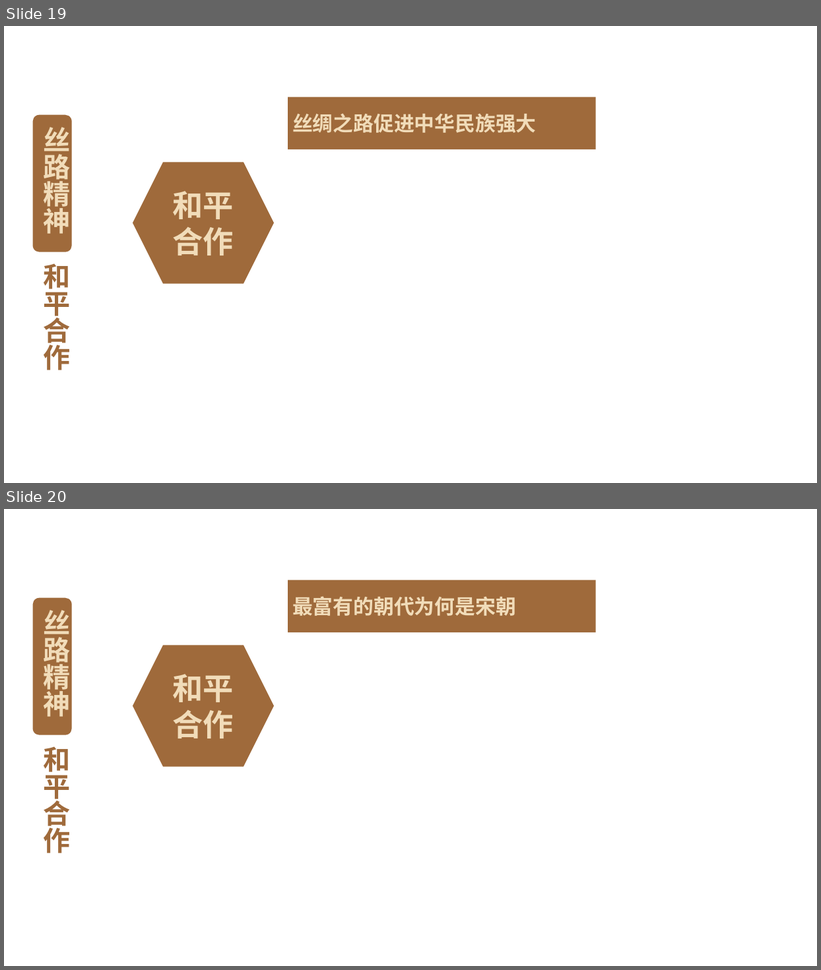
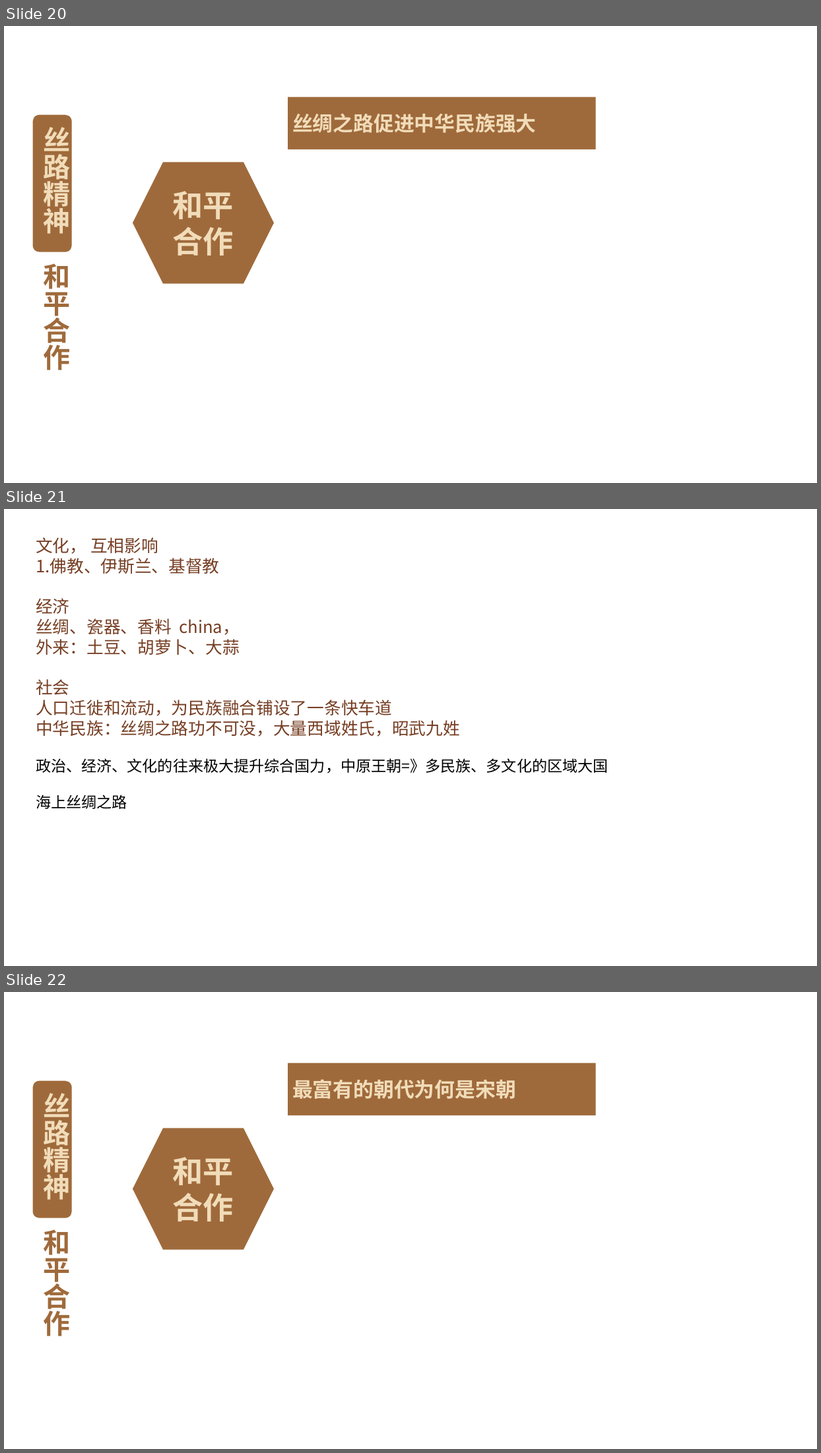
Before and after one commit to FredJiangFei/freetalk, a slide deck: 一带一路/一带一路 - 1.pptx. Shown one above the other, each under a label of ours: slides 19 and 20 before the commit, slides 20, 21 and 22 after it. The pictures are 821x970 and 821x1453 pixels, drawn with LibreOffice and Linux fonts; fonts in the diff are those of the drawing; background and template pictures are left out. Boxes give left, top, right and bottom in pixels: in the first picture for what was removed or moved away, otherwise in the second. Text is boxed around its words. In the diff, an @@ line names an element or a change of style, - is before the commit and + after.

```diff
--- a/一带一路/一带一路 - 1.pptx
+++ b/一带一路/一带一路 - 1.pptx
@@ slide 21 added at [4,509,817,966], background picture (left out) @@
@@ text added at [36,537,608,809], 20 pt, text #763E23 @@
+文化， 互相影响
+1.佛教、伊斯兰、基督教
+经济
+丝绸、瓷器、香料 china，
+外来：土豆、胡萝卜、大蒜
+社会
+人口迁徙和流动，为民族融合铺设了一条快车道
+中华民族：丝绸之路功不可没，大量西域姓氏，昭武九姓
+政治、经济、文化的往来极大提升综合国力，中原王朝=》多民族、多文化的区域大国
+海上丝绸之路
@@ what was slide 19 is now slide 20 @@
@@ what was slide 20 is now slide 22 @@
```
Also in this commit, not shown: 4 slides changed, 6 other slides added, 2 slides removed.
